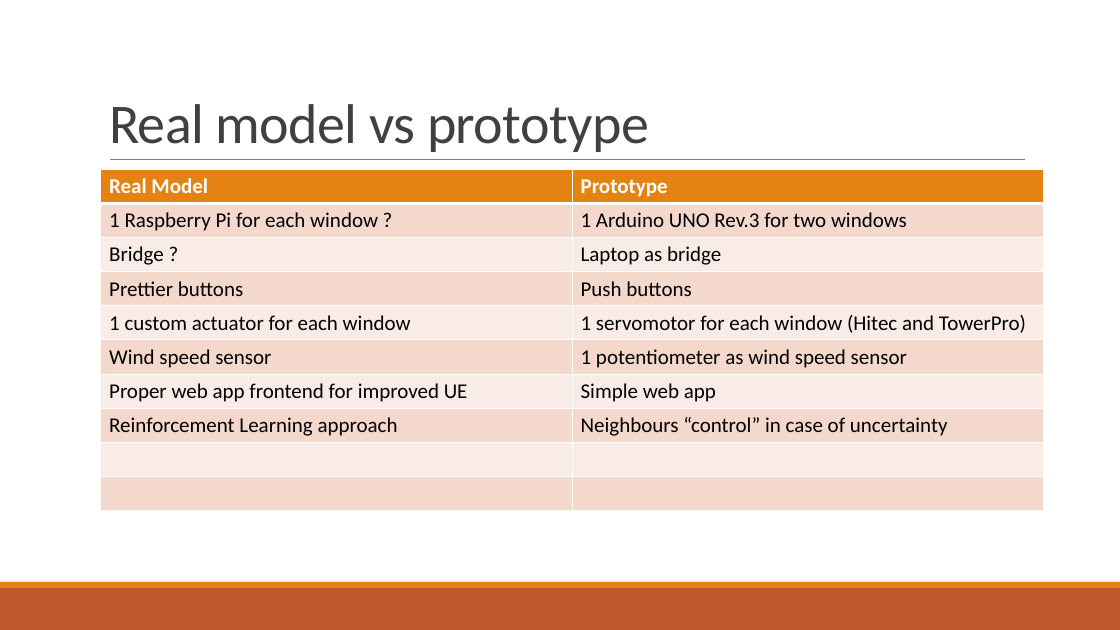
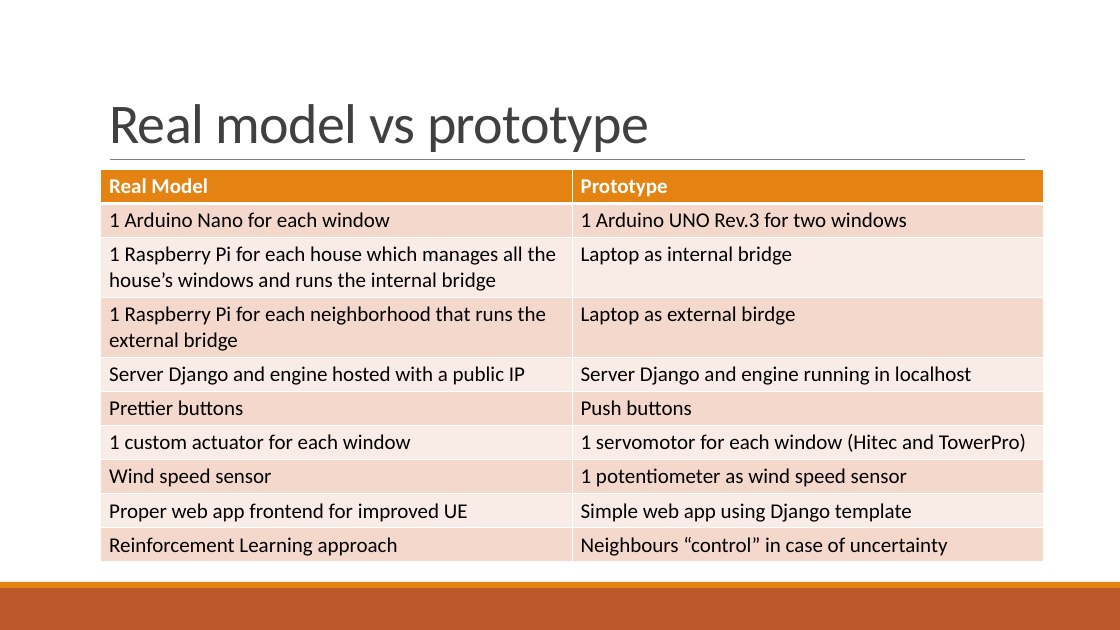
Before and after one commit to francescobaraldi/smart-neighborhood, a slide deck: slide 9 of Smart Neighborhood.pptx. Drawn at 1120x630 pixels with LibreOffice and Linux fonts; fonts in the diff are those of the drawing. Boxes give left, top, right and bottom in pixels: in the first picture for what was removed or moved away, otherwise in the second. Text is boxed around its words. In the diff, an @@ line names an element or a change of style, - is before the commit and + after.

Commit message:
Update powerpoint

```diff
--- a/Smart Neighborhood.pptx
+++ b/Smart Neighborhood.pptx
@@ table at (101, 170, 1044, 560) @@
-row 2: 1 Raspberry Pi for each window ? | 1 Arduino UNO Rev.3 for two windows
-row 3: Bridge ? | Laptop as bridge
+row 2: 1 Arduino Nano for each window | 1 Arduino UNO Rev.3 for two windows
+row 3: 1 Raspberry Pi for each house which manages all the house’s windows and runs the internal bridge | Laptop as internal bridge
+row 4: 1 Raspberry Pi for each neighborhood that runs the external bridge | Laptop as external birdge
+row 5: Server Django and engine hosted with a public IP | Server Django and engine running in localhost
-row 9, column 2: Simple web app
+row 9, column 2: Simple web app using Django template
-row 9:  | 
-row 10:  | 
```
Also in this commit, not shown: 1 slide added.
